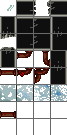
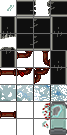
Comparing the layer stacks of the two w=67, h=135 images. Changes:
added layer "Ebene 4" above "Ebene" over [left=42, top=102, right=67, bottom=135]
